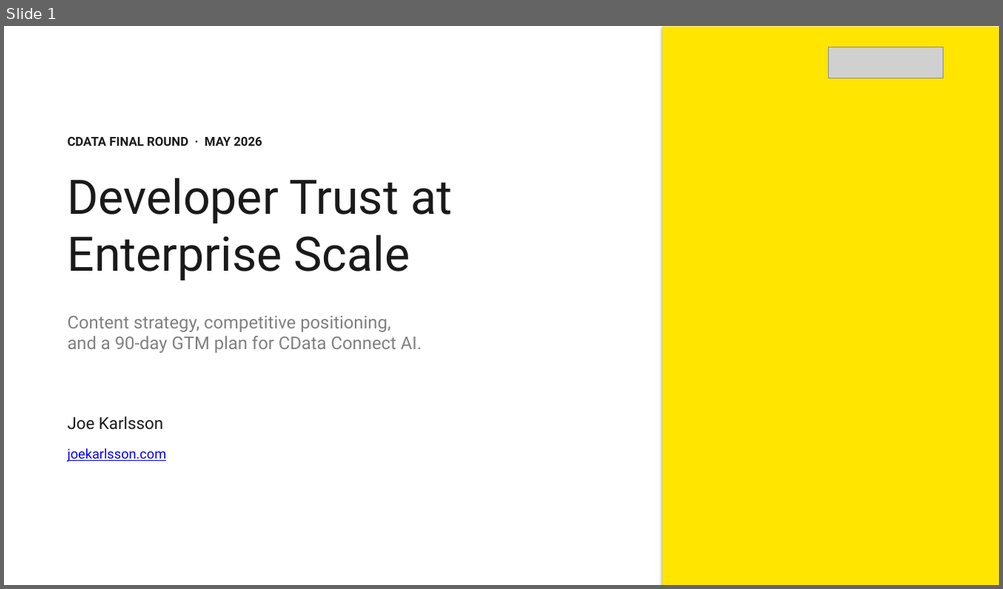
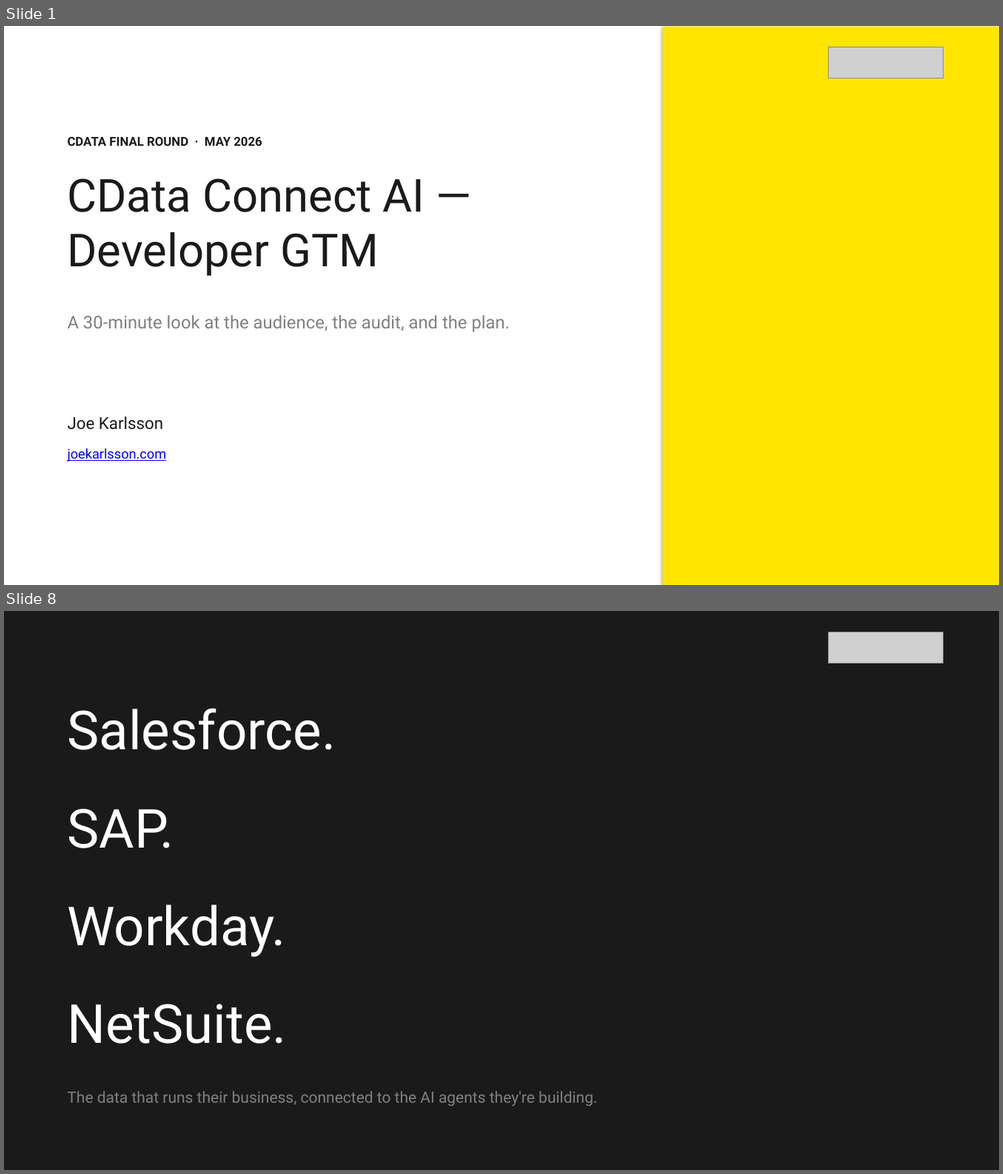
Before and after one commit to JoeKarlsson/connect-ai-agent-demo, a slide deck: presentation/cdata-interview.pptx. Shown one above the other, each under a label of ours: slide 1 before the commit, slides 1 and 8 after it; the slides between them are not shown. The pictures are 1003x589 and 1003x1174 pixels, drawn with LibreOffice and Linux fonts; fonts in the diff are those of the drawing; grey boxes stand for pictures. Boxes give left, top, right and bottom in pixels: in the first picture for what was removed or moved away, otherwise in the second. Text is boxed around its words. In the diff, an @@ line names an element or a change of style, - is before the commit and + after.

```diff
--- a/presentation/cdata-interview.pptx
+++ b/presentation/cdata-interview.pptx
@@ slide 8 added at (4, 611, 999, 1170), background #1A1A1A @@
@@ picture added at (828, 632, 943, 664) @@
@@ text added at (67, 708, 336, 750), 52 pt, text #FFFFFF @@
+Salesforce.
@@ text added at (67, 809, 173, 849), 52 pt, text #FFFFFF @@
+SAP.
@@ text added at (67, 905, 285, 957), 52 pt, text #FFFFFF @@
+Workday.
@@ text added at (67, 1004, 287, 1044), 52 pt, text #FFFFFF @@
+NetSuite.
@@ text added at (67, 1091, 597, 1107), 15 pt, text #808080 @@
+The data that runs their business, connected to the AI agents they're building.
@@ slide 1 changed as well @@
@@ text at (68, 178, 425, 276): text changed; size 46 to 44 pt @@
-Developer Trust at Enterprise Scale
+CData Connect AI — Developer GTM
@@ text at (68, 315, 510, 332): text changed @@
-Content strategy, competitive positioning,
-and a 90-day GTM plan for CData Connect AI.
+A 30-minute look at the audience, the audit, and the plan.
```
Also in this commit, not shown: 1 other slide changed, 42 other slides added, 18 slides removed, 8 other files.
